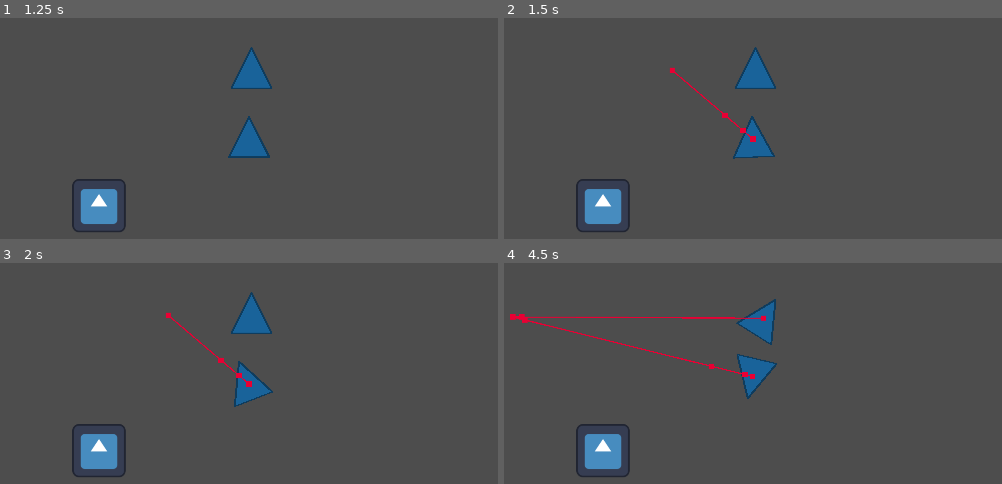
Above: before the commit, frames 1-4 (two rows, left to right).
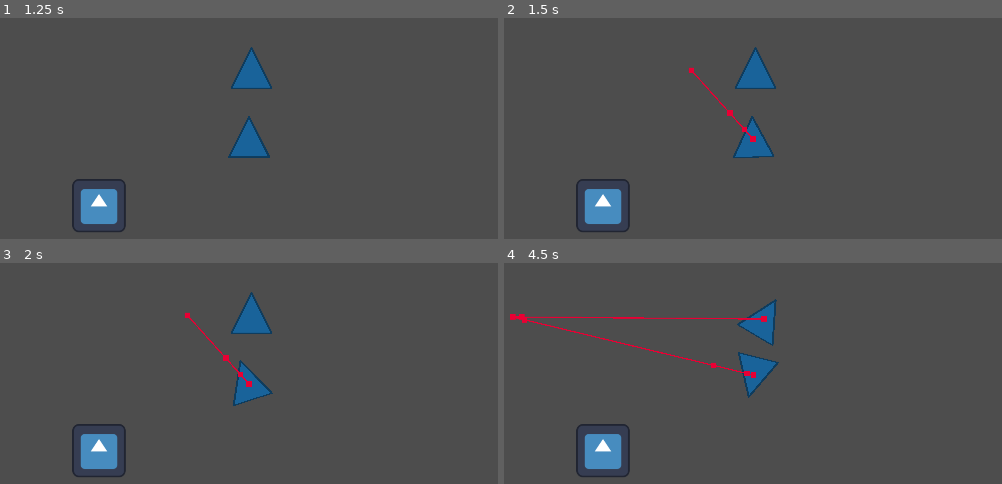
Above: after the commit, the same moments.

Repository: MendicantNinja/TheLastFleet
Game: Godot game, scene res://Scenes/GameScenes/CombatMap.tscn
Two runs of this game, one before a commit and one after it. Both use one fixed random seed, a clock stepped at 60 frames per second and the inputs below. The engine's default icon, where the game draws it, is replaced by a stand-in: a white triangle on a blue panel in a dark square.
Inputs (mouse positions are in pixels of both pictures, inside the frame that each line leads up to):
- Up to frame 1 (1.25 s): tap Enter at 0.5 s; click (249, 139) at 0.67 s
- Up to frame 2 (1.5 s): tap Space at 1.25 s; move the mouse to (757, 71) at 1.27 s; click (757, 71) at 1.42 s
- Up to frame 3 (2 s): no input
- Up to frame 4 (4.5 s): move the mouse to (832, 285) at 2.02 s; click (832, 285) at 2.17 s; move the mouse to (713, 472) at 2.77 s; click (713, 472) at 2.92 s; move the mouse to (992, 450) at 3.52 s; click (992, 450) at 3.67 s; move the mouse to (513, 316) at 4.27 s; click (513, 316) at 4.42 s

Frame 1 is identical in both runs. In frame 2, 0.3% of the frame differs, in the area x 33-55%, y 22-64%; in frame 3, 0.4%; in frame 4, 1.0%, in the area x 4-56%, y 16-62%.

Commit message:
Agent Avoidance Patch

Diff:
--- a/Scripts/ship.gd
+++ b/Scripts/ship.gd
@@ -79,7 +79,6 @@
 		intermediate_pathing = true
 		final_target_position = target_position
 		target_position = Vector2(collider_center.x - navagent_radius/1.3, collider_center.y)
-		target_position = Vector2(collider_center.x - navagent_radius, collider_center.y)
 		ShipNavigationAgent.set_target_position(target_position)
 
 	# Do this after finishing the intermediate pathing.
